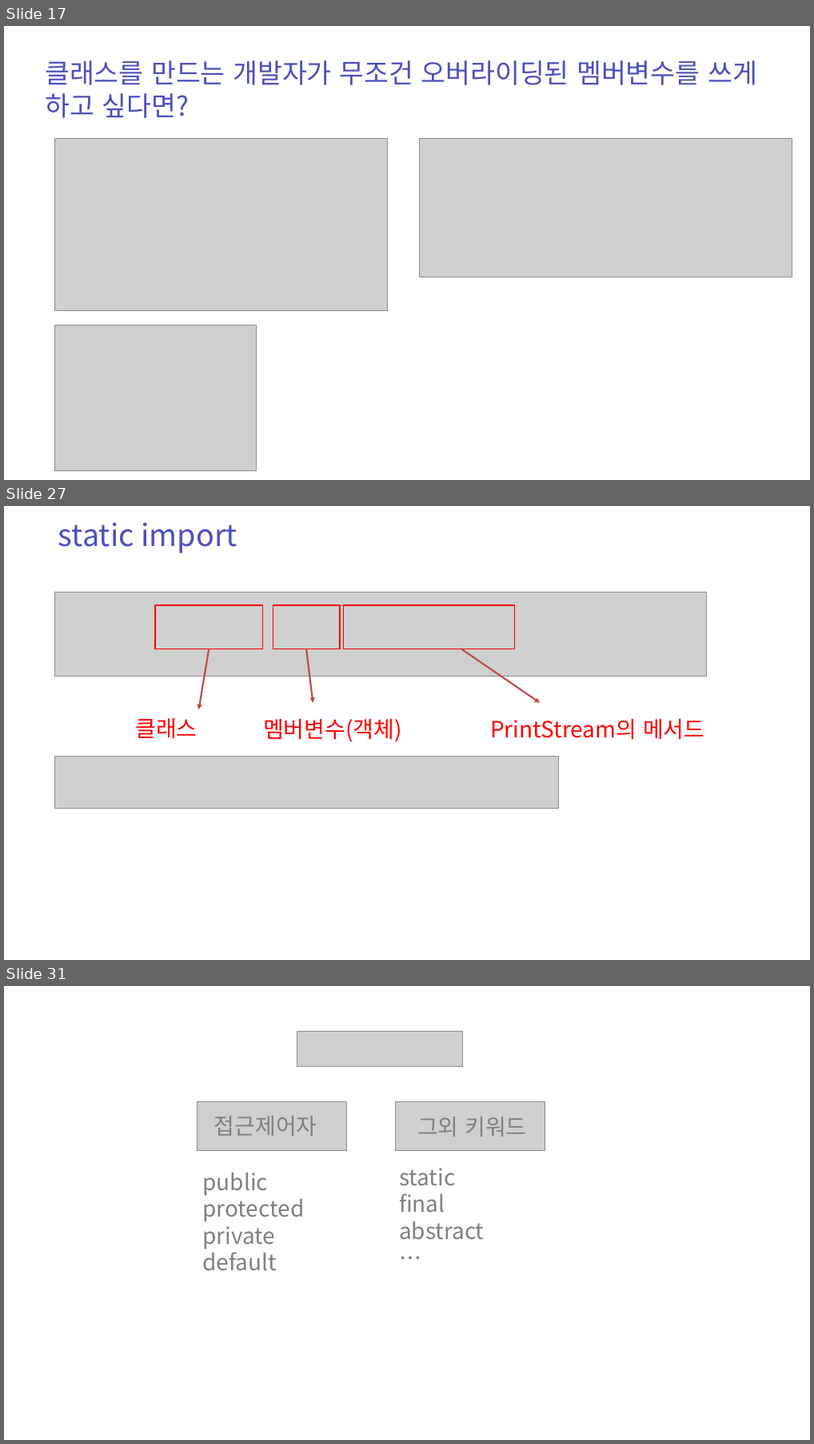
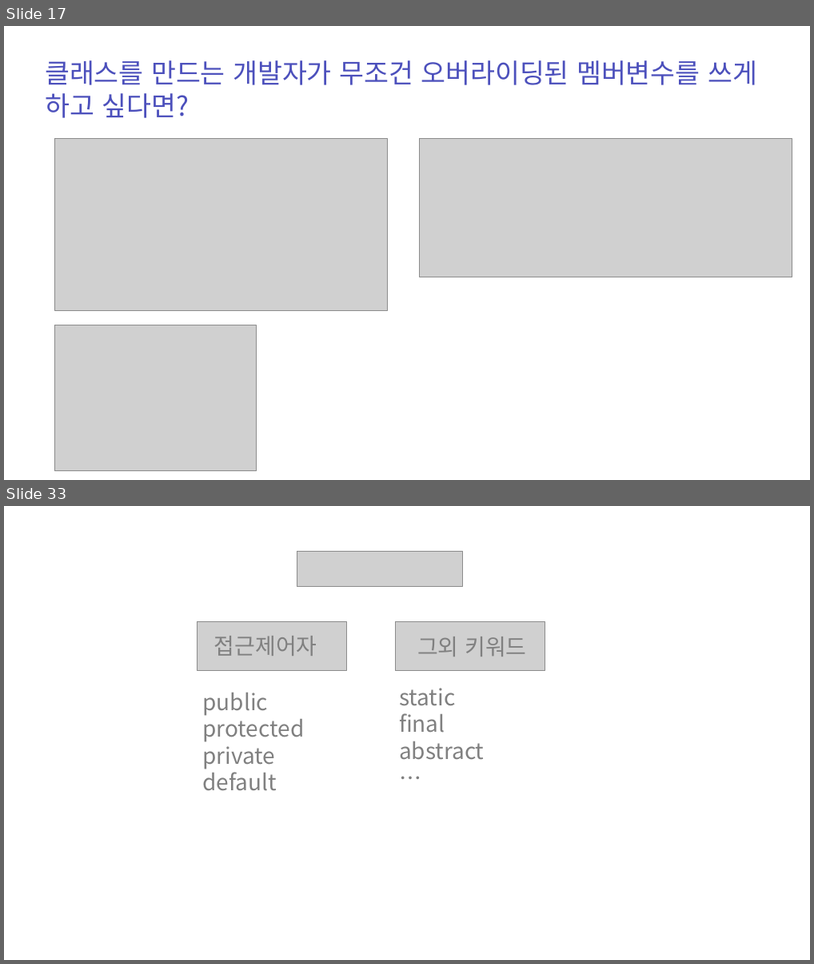
Before and after one commit to zest132/JavaLecture, a slide deck: JavaLecture/LectureFile/java 11강 인터페이스와다형성.pptx. Shown one above the other, each under a label of ours: slides 17, 27 and 31 before the commit, slides 17 and 33 after it; the slides between them are not shown. The pictures are 814x1444 and 814x964 pixels, drawn with LibreOffice and Linux fonts; fonts in the diff are those of the drawing; grey boxes stand for pictures; background and template pictures are left out. Boxes give left, top, right and bottom in pixels: in the first picture for what was removed or moved away, otherwise in the second. Text is boxed around its words. In the diff, an @@ line names an element or a change of style, - is before the commit and + after.

```diff
--- a/JavaLecture/LectureFile/java 11강 인터페이스와다형성.pptx
+++ b/JavaLecture/LectureFile/java 11강 인터페이스와다형성.pptx
@@ slide 27 removed at [4, 506, 810, 960], background #FFFFFF @@
@@ text removed at [58, 522, 238, 553] @@
-static import
@@ picture removed at [54, 592, 706, 676] @@
@@ rectangle removed at [155, 605, 263, 648] @@
@@ rectangle removed at [273, 605, 340, 648] @@
@@ rectangle removed at [343, 605, 515, 648] @@
@@ arrow removed from (209, 648) to (198, 709) @@
@@ arrow removed from (306, 648) to (314, 703) @@
@@ arrow removed from (461, 648) to (540, 703) @@
@@ text removed at [136, 718, 198, 739] @@
-클래스
@@ text removed at [263, 719, 402, 742] @@
-멤버변수(객체)
@@ text removed at [490, 719, 705, 740] @@
-PrintStream의 메서드
@@ picture removed at [54, 756, 558, 808] @@
@@ what was slide 31 is now slide 33 @@
```
Also in this commit, not shown: 14 slides added, 11 other slides removed, 16 other files.
